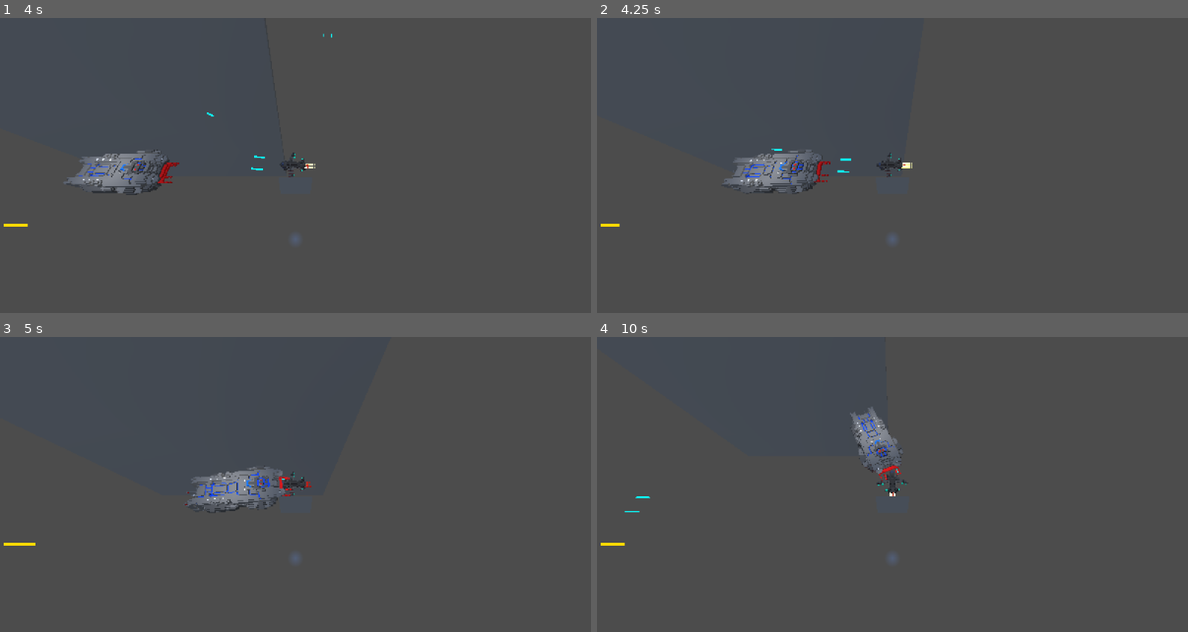
Above: before the commit, frames 1-4 (two rows, left to right).
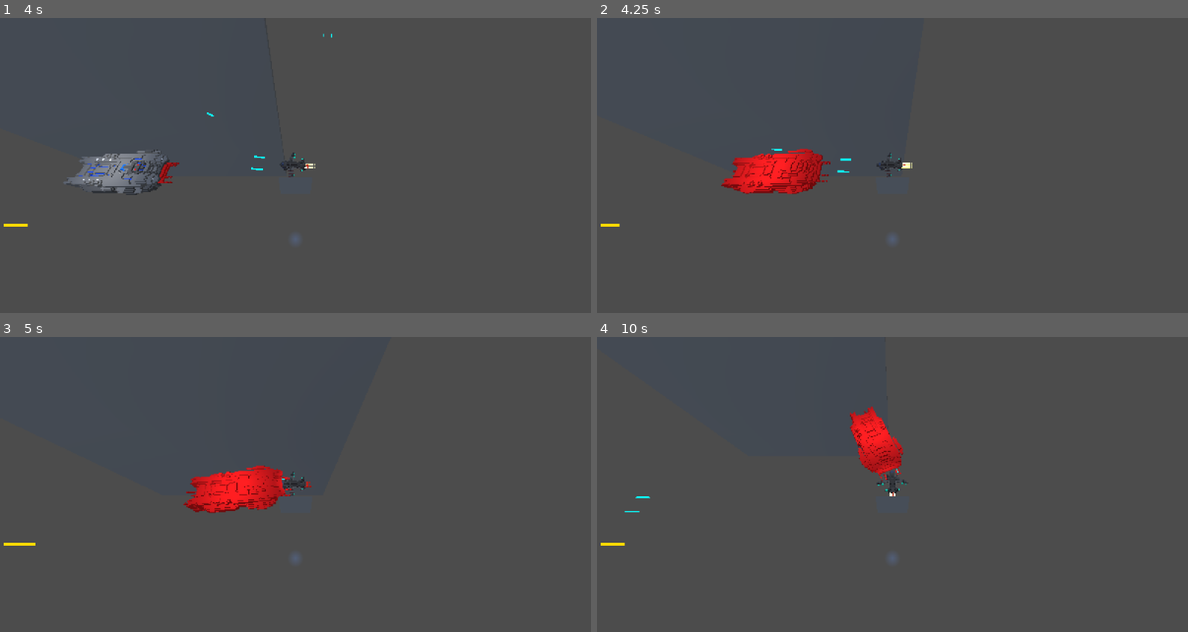
Above: after the commit, the same moments.

Repository: EvergreenSpock/Space-Survivors
Game: Godot game, scene res://Scenes/main_scene.tscn
The game is run twice, just before and just after one commit, with the same random seed, the same clock (stepped at 60 frames per second) and the same inputs. A sky picture missing from this copy of the repository is replaced by a grey-blue gradient.
Inputs (mouse positions are in pixels of both pictures, inside the frame that each line leads up to):
- Up to frame 1 (4 s): move the mouse to (425, 150) at 0.52 s; hold Right (move_right) 0.53-1.28 s; hold Shift (boost) 0.53-1.28 s; move the mouse to (177, 180) at 1.27 s; hold S (move_back) 1.28-2.03 s; click (177, 180) at 1.35 s; move the mouse to (354, 100) at 2.02 s; hold Right (move_right) 2.03-2.78 s; hold Shift (boost) 2.03-2.78 s; move the mouse to (265, 224) at 2.77 s; hold W (move_forward) 2.78-3.53 s; click (265, 224) at 2.85 s; move the mouse to (472, 209) at 3.52 s; hold Left (move_left) from 3.53 s (still down); hold Shift (boost) from 3.53 s (still down)
- Up to frame 2 (4.25 s): keep holding Left (move_left); keep holding Shift (boost)
- Up to frame 3 (5 s): keep holding Left (move_left); move the mouse to (118, 440) at 4.27 s; release Shift (boost) at 4.28 s; click (118, 440) at 4.35 s
- Up to frame 4 (10 s): move the mouse to (922, 484) at 5.02 s; release Left (move_left) at 5.03 s; hold S (move_back) 5.03-5.78 s; hold Shift (boost) 5.03-5.78 s; move the mouse to (803, 410) at 5.77 s; hold Right (move_right) 5.78-6.53 s; click (803, 410) at 5.85 s; move the mouse to (1022, 469) at 6.52 s; hold W (move_forward) 6.53-7.28 s; hold Shift (boost) 6.53-7.28 s; move the mouse to (774, 499) at 7.27 s; hold Right (move_right) 7.28-8.03 s; click (774, 499) at 7.35 s; move the mouse to (951, 419) at 8.02 s; hold S (move_back) 8.03-8.78 s; hold Shift (boost) 8.03-8.78 s; move the mouse to (862, 543) at 8.77 s; hold Left (move_left) 8.78-9.53 s; click (862, 543) at 8.85 s; move the mouse to (1069, 528) at 9.52 s; hold W (move_forward) from 9.53 s (still down); hold Shift (boost) from 9.53 s (still down)

Frame 1 is identical in both runs. In frame 2, 1.9% of the frame differs, in the area x 21-39%, y 44-60%; in frame 3, 2.0%, in the area x 31-49%, y 43-60%; in frame 4, 1.3%.

Commit message:
working hit flash

Diff:
--- a/Scenes/enemy.tscn
+++ b/Scenes/enemy.tscn
@@ -8,6 +8,47 @@
 margin = 0.1
 radius = 2.1
 height = 8.0
+
+[sub_resource type="StandardMaterial3D" id="StandardMaterial3D_afpow"]
+albedo_color = Color(1, 0, 0, 1)
+
+[sub_resource type="Animation" id="Animation_287tu"]
+resource_name = "hit"
+length = 0.2
+step = 0.1
+tracks/0/type = "value"
+tracks/0/imported = false
+tracks/0/enabled = true
+tracks/0/path = NodePath(".:material_overlay")
+tracks/0/interp = 1
+tracks/0/loop_wrap = true
+tracks/0/keys = {
+"times": PackedFloat32Array(0, 0.2),
+"transitions": PackedFloat32Array(1, 1),
+"update": 1,
+"values": [SubResource("StandardMaterial3D_afpow"), null]
+}
+
+[sub_resource type="Animation" id="Animation_0830c"]
+length = 0.001
+tracks/0/type = "value"
+tracks/0/imported = false
+tracks/0/enabled = true
+tracks/0/path = NodePath(".:material_overlay")
+tracks/0/interp = 1
+tracks/0/loop_wrap = true
+tracks/0/keys = {
+"times": PackedFloat32Array(0),
+"transitions": PackedFloat32Array(1),
+"update": 1,
+"values": [null]
+}
+
+[sub_resource type="AnimationLibrary" id="AnimationLibrary_0830c"]
+_data = {
+&"RESET": SubResource("Animation_0830c"),
+&"hit": SubResource("Animation_287tu")
+}
 
 [node name="Enemy" type="CharacterBody3D"]
 script = ExtResource("1_afpow")
@@ -32,3 +73,8 @@
 spot_range = 13.7104
 spot_angle = 71.8247
 script = ExtResource("2_1f0kj")
+
+[node name="hitflashanim" type="AnimationPlayer" parent="ShipMesh"]
+libraries = {
+&"": SubResource("AnimationLibrary_0830c")
+}
--- /dev/null
+++ b/Scenes/hit_flash2.gdshader
@@ -0,0 +1,16 @@
+shader_type canvas_item;
+
+uniform vec4 hit_flash_color : source_color = vec4(1, 0, 0, 0);
+uniform bool hit_flash_on = false;
+
+void fragment() {
+	vec4 sprite_color = texture(TEXTURE, UV);
+	vec3 final_rgb = hit_flash_on ? hit_flash_color.rgb : sprite_color.rgb;
+	COLOR = vec4(final_rgb, sprite_color.a);
+}
+
+
+//void light() {
+//	// Called for every pixel for every light affecting the material.
+//	// Uncomment to replace the default light processing function with this one.
+//}
--- a/Scripts/ship.gd
+++ b/Scripts/ship.gd
@@ -27,7 +27,7 @@
 		health = max(health - remaining, 0)
 
 	# Visual feedback always
-	#flash_damage()
+	flash_damage()
 
 
 	print("Ship took ", amount, " damage! Remaining health: ", health)
@@ -38,7 +38,8 @@
 	if health == 0:
 		queue_free()
 
-#func flash_damage():
+func flash_damage():
+	$ShipMesh/hitflashanim.play("hit")
 	#if not mesh:
 		#return
 #
Not shown: 1 places in Scenes/enemy.tscn that only renumber resources
Not shown, added: Scenes/hit_flash2.gdshader.uid
